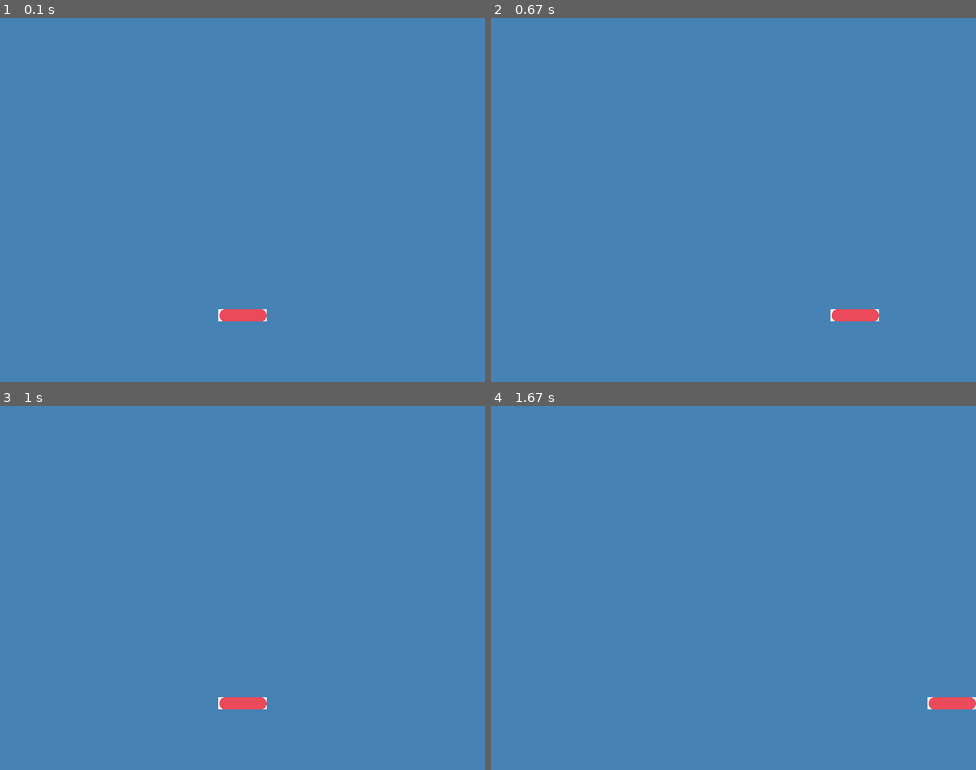
Above: before the commit, frames 1-4 (two rows, left to right).
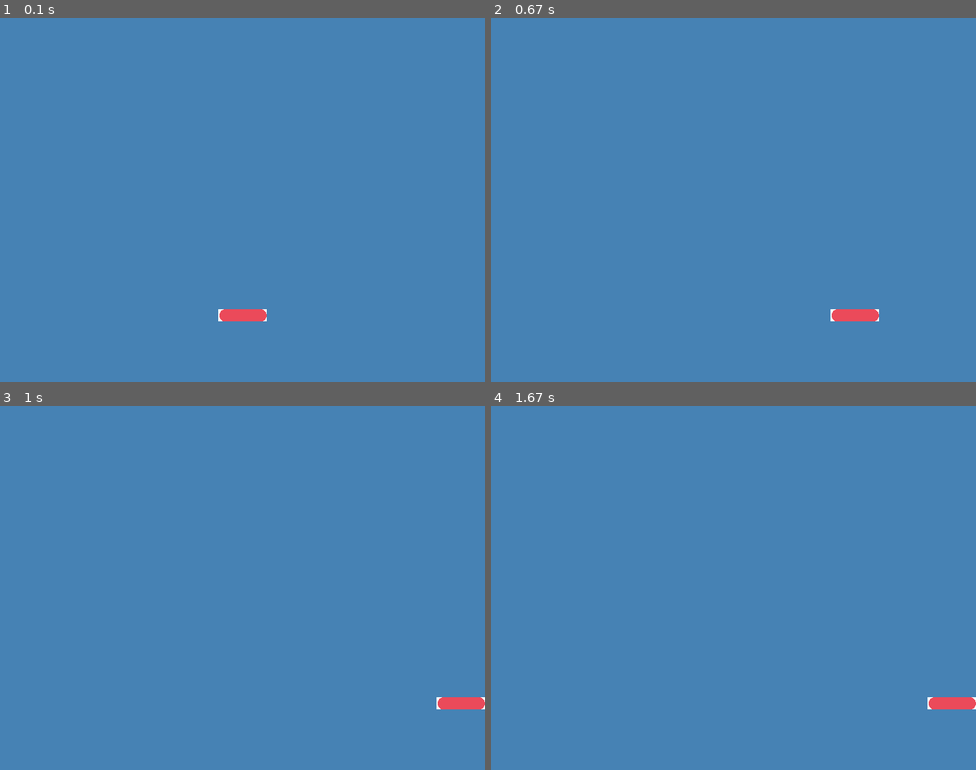
Above: after the commit, the same moments.

Repository: nasif92/Projects
Game: pygame game, started from Pygame_Projects/DEball.py
Same seed, same stepped clock (60 frames per second), same inputs: the game is played once before the commit and once after it.
Inputs:
- Up to frame 1 (0.1 s): no input
- Up to frame 2 (0.67 s): hold Right from 0.33 s (still down)
- Up to frame 3 (1 s): release Right at 0.8 s; hold Right from 0.83 s (still down)
- Up to frame 4 (1.67 s): release Right at 1.3 s; hold Left from 1.33 s (still down)

Frames 1-2 are identical in both runs. In frame 3, 0.7% of the frame differs, in the area x 45-100%, y 80-84%; in frame 4, nothing differs.

Commit message:
New stuff

Diff:
--- a/Pygame_Projects/DEball.py
+++ b/Pygame_Projects/DEball.py
@@ -18,38 +18,72 @@
 backgroundColor = (70, 130, 180)
 
 # paddle function creates the paddle
-def paddle(x , y, velocity):
+def paddle(velocity):
+   x =  (display_width * 0.45)
+   y = (display_height * 0.8)
 
    paddleImg = pygame.image.load('rect.jpg')
-   paddleImg = pygame.transform.scale(paddleImg, (80, 20))
-   if x  + velocity <= display_width + 80 and x - velocity>= 0:
+   paddle_width = 20
+   paddle_length = 80
+
+   # scaling it down for window
+   paddleImg = pygame.transform.scale(paddleImg, (paddle_length, paddle_width))
+   if x + velocity < 0:
+      gameDisplay.blit(paddleImg, (0,y))
+   elif x + velocity > display_width - paddle_length:
+      gameDisplay.blit(paddleImg, ( display_width - paddle_length , y))
+   #if x + velocity < display_width - paddle_length and x + velocity> 0:
+   else:
       gameDisplay.blit(paddleImg, (x + velocity,y))
       pygame.display.update()
-   else:
-      gameDisplay.blit(paddleImg, (x,y))
-      pygame.display.update()
+
+def ball(game_over):
+   x =  (int)(display_width /2)
+   y = (int)(display_height /2)
+
+   move = [ 10, -10]
+   while not game_over:
+      if x  <= 0:
+         pygame.draw.circle(gameDisplay ,white, (x + move[0] , y ), 12)
+      elif x  >= display_width:
+         pygame.draw.circle(gameDisplay ,white, (x + move[1] , y ), 12)
+      elif y <= 0:
+         pygame.draw.circle(gameDisplay ,white, (x  , y + move[0]), 12)
+      elif y >= 0 :
+         pygame.draw.circle(gameDisplay ,white, (x  , y + move[1]), 12)
+
+
+class Ball:
+   def __init__(self, x_pos, y_pos , surface):
+      self.x_pos = x_pos
+      self.y_pos = y_pos
+      self.surface = gameDisplay
+      circle = pygame.draw.circle(self.surface , white, (x_pos , y_pos) , 12)
 
 
 
 def main():
-   x =  (display_width * 0.45)
-   y = (display_height * 0.8)
+
    crashed = False
    x_change = 0
-   velocity = 0
+   game_over = False
+   # the main game
    while not crashed:
       for event in pygame.event.get():
          if event.type == pygame.QUIT:
             crashed = True
 
+      # list of keys that's pressed
       key_list = pygame.key.get_pressed()
+
+      # change in paddle when pressed
       if key_list[pygame.K_LEFT]:
          x_change += -10
       if key_list[pygame.K_RIGHT]:
          x_change += 10
       gameDisplay.fill(backgroundColor)
-      paddle(x, y, x_change)
-
+      paddle(x_change)
+     # ball(game_over)
 
       pygame.display.update()
       clock.tick(60)
